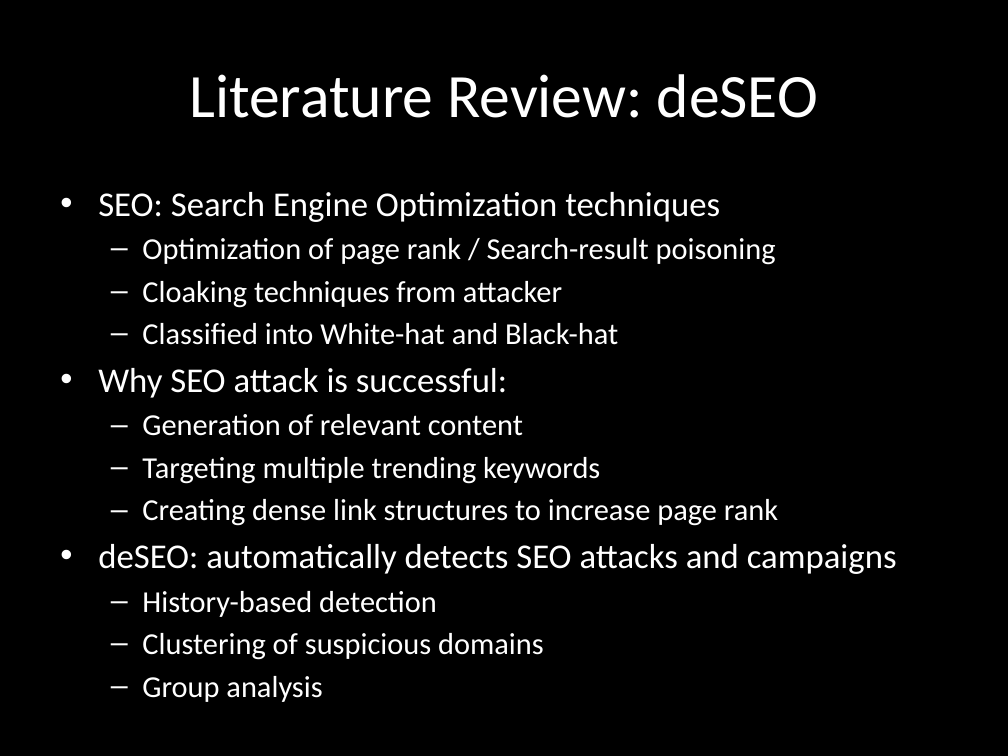
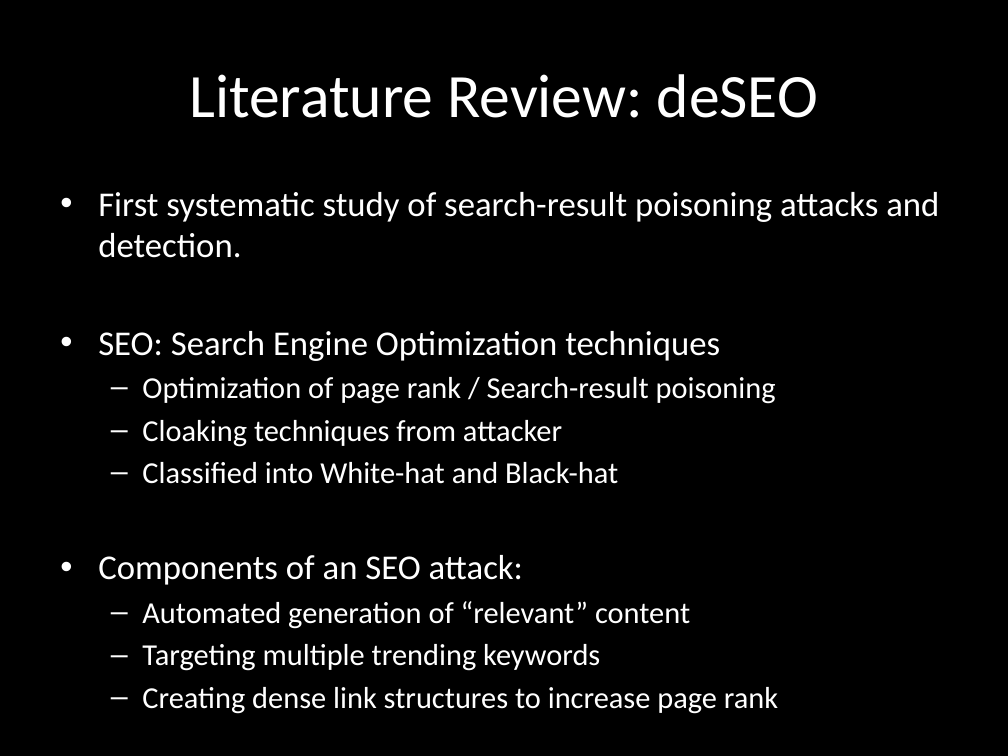
Before and after one commit to chrissorchard/malucrawl, a slide deck: slide 3 of doc/pres1/wk4-progress.pptx. Drawn at 1008x756 pixels with LibreOffice and Linux fonts; fonts in the diff are those of the drawing; background and template pictures are left out. Boxes give left, top, right and bottom in pixels: in the first picture for what was removed or moved away, otherwise in the second. Text is boxed around its words. In the diff, an @@ line names an element or a change of style, - is before the commit and + after.

Commit message:
Finished presentation (first draft)

```diff
--- a/doc/pres1/wk4-progress.pptx
+++ b/doc/pres1/wk4-progress.pptx
@@ text at [98, 192, 939, 258]: paragraph added @@
+• First systematic study of search-result poisoning attacks and detection.
@@ text at [98, 555, 690, 629]: text changed @@
-• Why SEO attack is successful:
-  – Generation of relevant content
+• Components of an SEO attack:
+  – Automated generation of “relevant” content
@@ text at [98, 544, 897, 660]: paragraphs removed @@
-• deSEO: automatically detects SEO attacks and campaigns
-  – History-based detection
-  – Clustering of suspicious domains
-  – Group analysis
```
Also in this commit, not shown: 6 other slides changed, 2 slides added.
